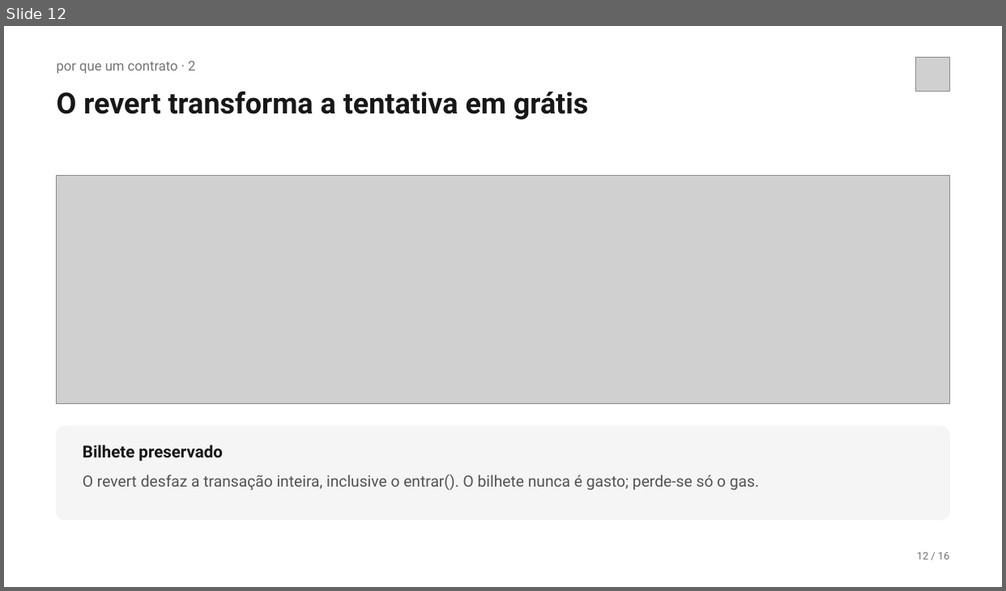
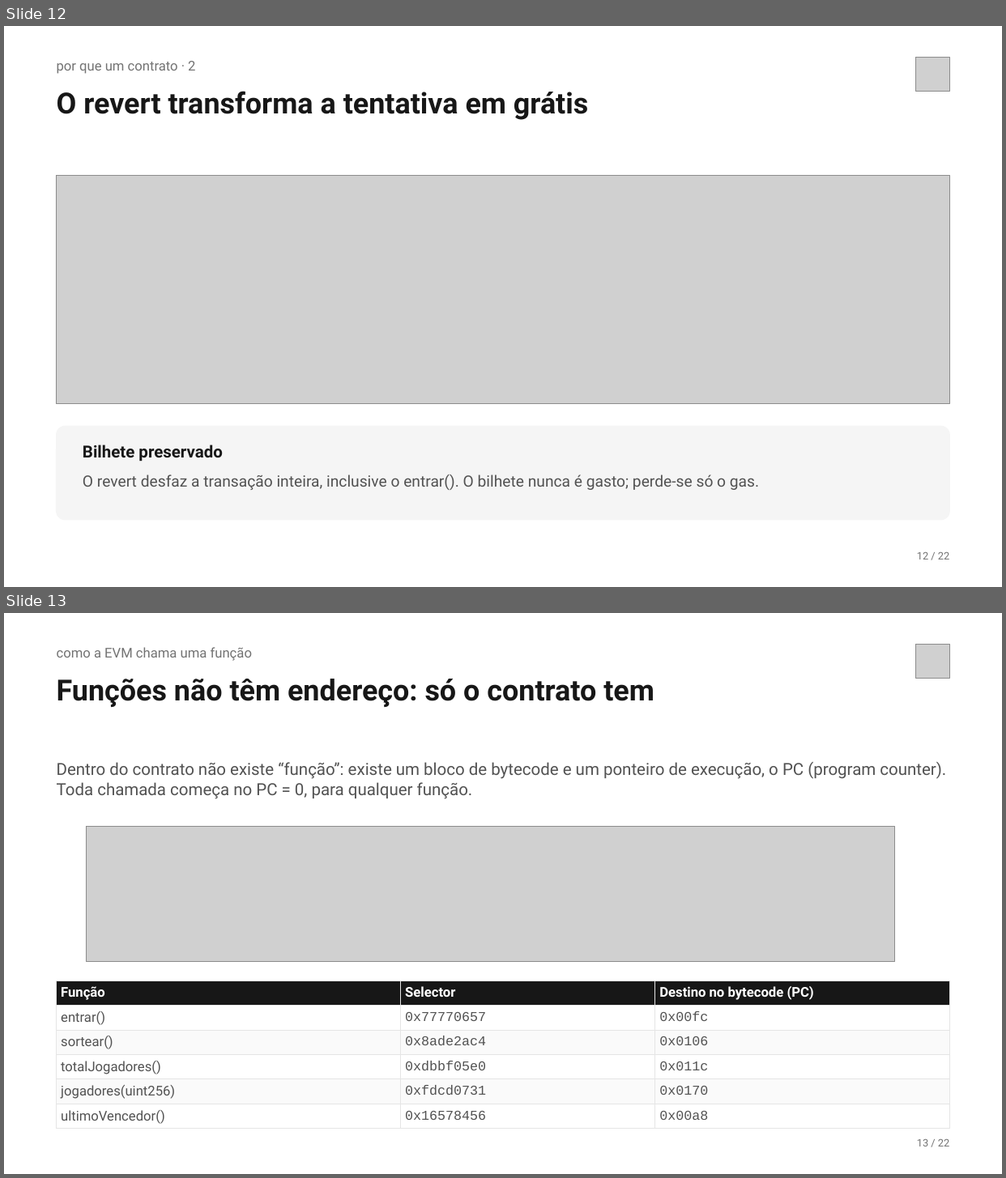
Before and after one commit to kiyochii/polichainworkshop, a slide deck: apresentacao/Ataque-Sorteio-Testnet.pptx. Shown one above the other, each under a label of ours: slide 12 before the commit, slides 12 and 13 after it. The pictures are 1006x591 and 1006x1178 pixels, drawn with LibreOffice and Linux fonts; fonts in the diff are those of the drawing; grey boxes stand for pictures. Boxes give left, top, right and bottom in pixels: in the first picture for what was removed or moved away, otherwise in the second. Text is boxed around its words. In the diff, an @@ line names an element or a change of style, - is before the commit and + after.

```diff
--- a/apresentacao/Ataque-Sorteio-Testnet.pptx
+++ b/apresentacao/Ataque-Sorteio-Testnet.pptx
@@ slide 13 added at (4,613,1002,1174), background #FFFFFF @@
@@ text added at (57,647,252,661), 13 pt, text #737373 @@
+como a EVM chama uma função
@@ picture added at (916,645,949,678) @@
@@ text added at (57,679,654,707), 28 pt, text #171717, bold @@
+Funções não têm endereço: só o contrato tem
@@ text added at (57,762,946,799), 16 pt, text #525252 @@
+Dentro do contrato não existe “função”: existe um bloco de bytecode e um ponteiro de execução, o PC (program counter). Toda chamada começa no PC = 0, para qualquer função.
@@ picture added at (87,826,895,962) @@
@@ table added at (57,981,949,1127), 6 rows, 3 columns @@
+Função | Selector | Destino no bytecode (PC)
+entrar() | 0x77770657 | 0x00fc
+sortear() | 0x8ade2ac4 | 0x0106
+totalJogadores() | 0xdbbf05e0 | 0x011c
+jogadores(uint256) | 0xfdcd0731 | 0x0170
+ultimoVencedor() | 0x16578456 | 0x00a8
@@ text added at (917,1139,949,1147), 10 pt, text #737373 @@
+13 / 22
@@ slide 12 changed as well @@
@@ text at (917,552,949,560): text changed @@
-12 / 16
+12 / 22
```
Also in this commit, not shown: 15 other slides changed, 5 other slides added.
